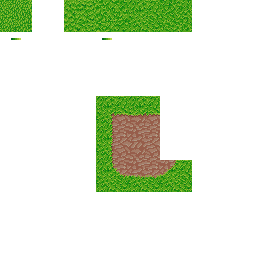
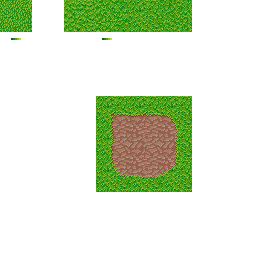
Layer changes from the first 256 × 256 image to the second:
painted on "dirt base" over [160, 96, 192, 160]
